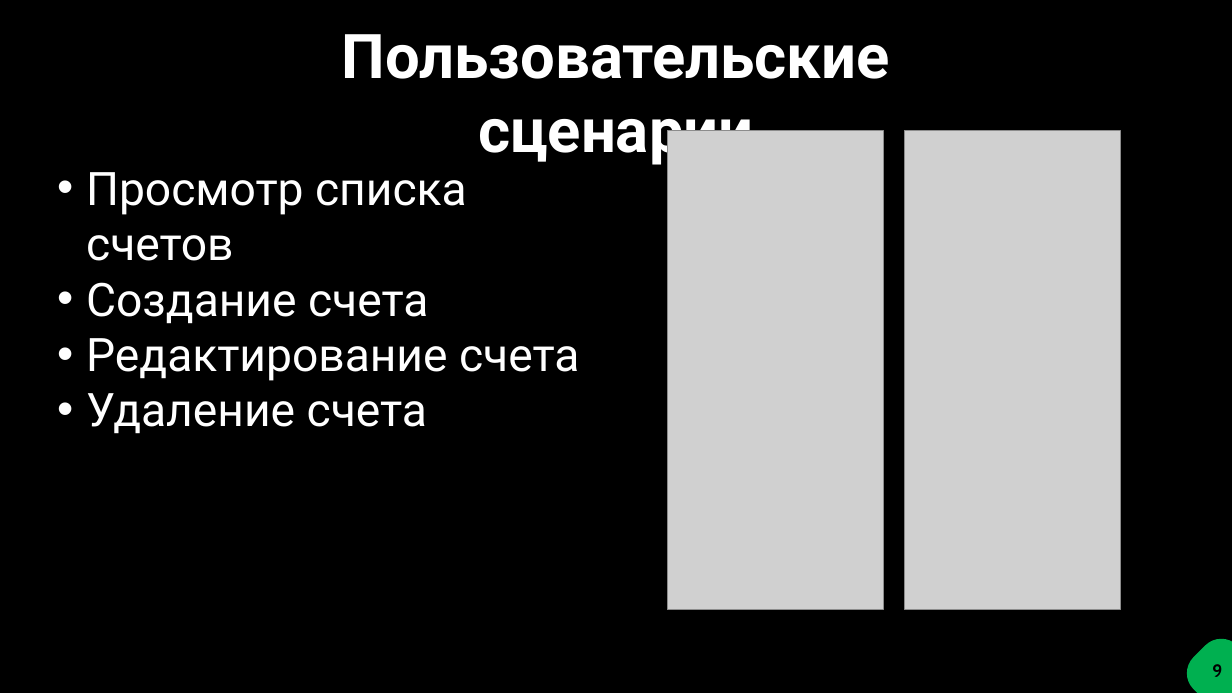
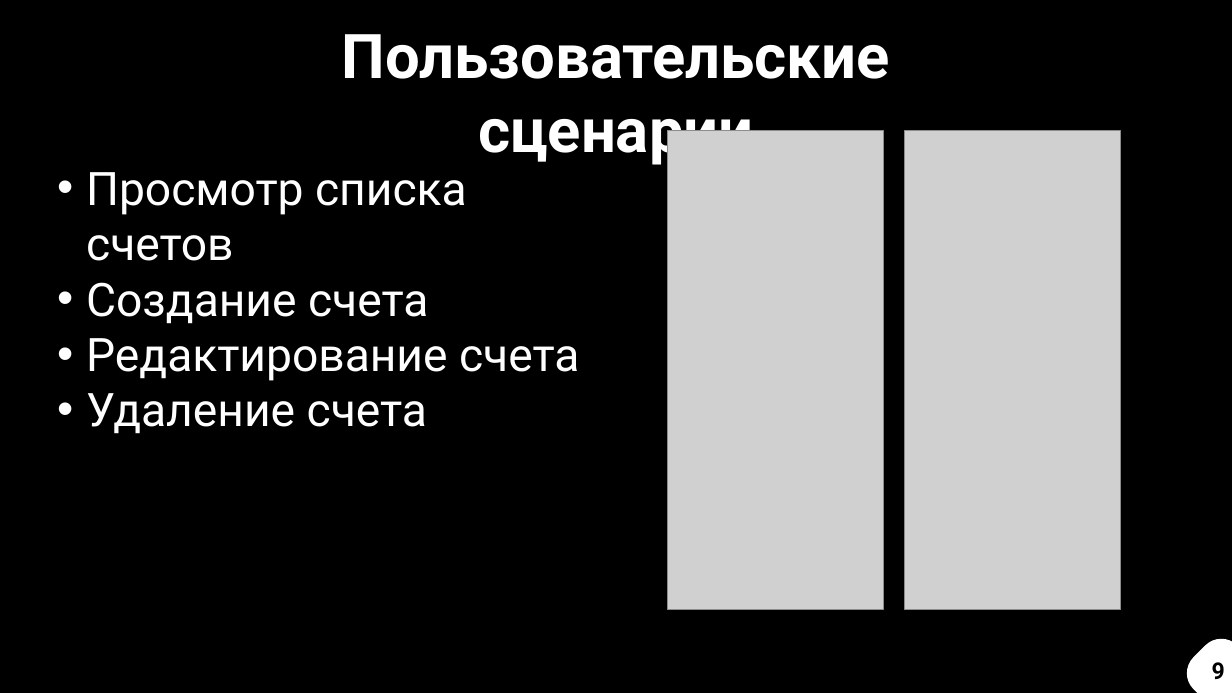
Before and after one commit to dany0k/TP-5.2-2, a slide deck: slide 9 of docs/TP-monseratt.pptx. Drawn at 1232x693 pixels with LibreOffice and Linux fonts; fonts in the diff are those of the drawing; grey boxes stand for pictures. Boxes give left, top, right and bottom in pixels: in the first picture for what was removed or moved away, otherwise in the second. Text is boxed around its words. In the diff, an @@ line names an element or a change of style, - is before the commit and + after.

```diff
--- a/docs/TP-monseratt.pptx
+++ b/docs/TP-monseratt.pptx
@@ freeform shape at (1178,630,1232,693): fill #00B050 to #FFFFFF @@
@@ text added at (1212,662,1225,679), 18 pt, text #000000, bold @@
+9
```
Also in this commit, not shown: 14 other slides changed, 4 other files.
